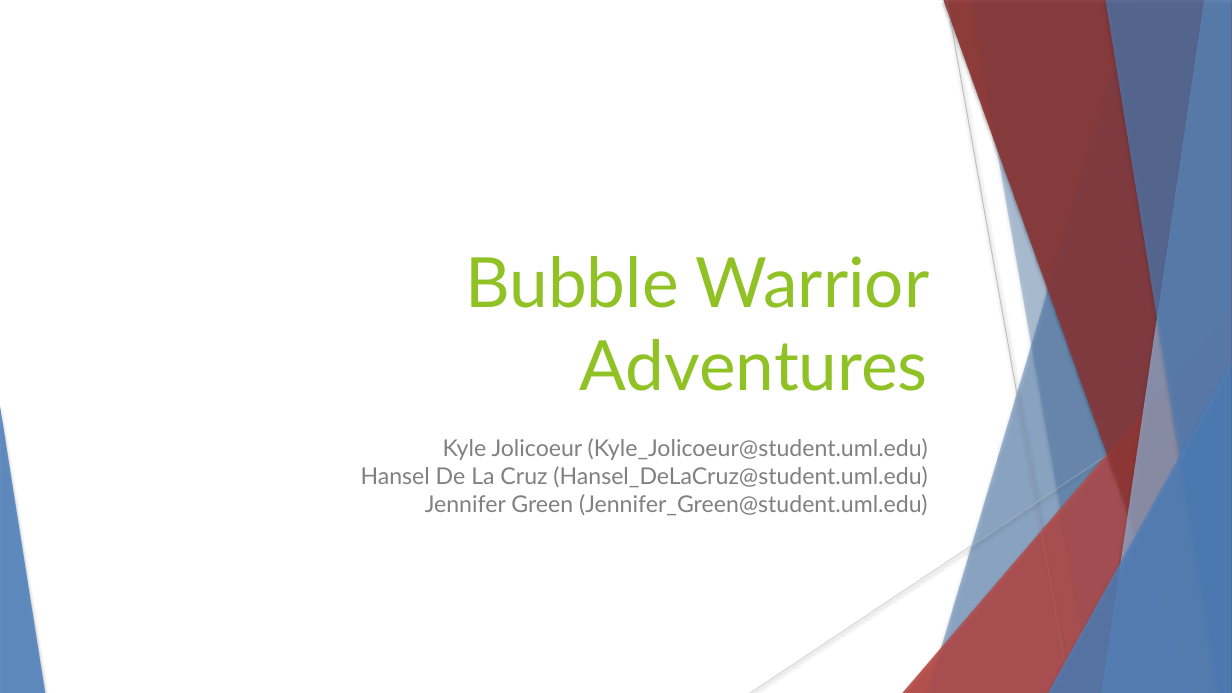
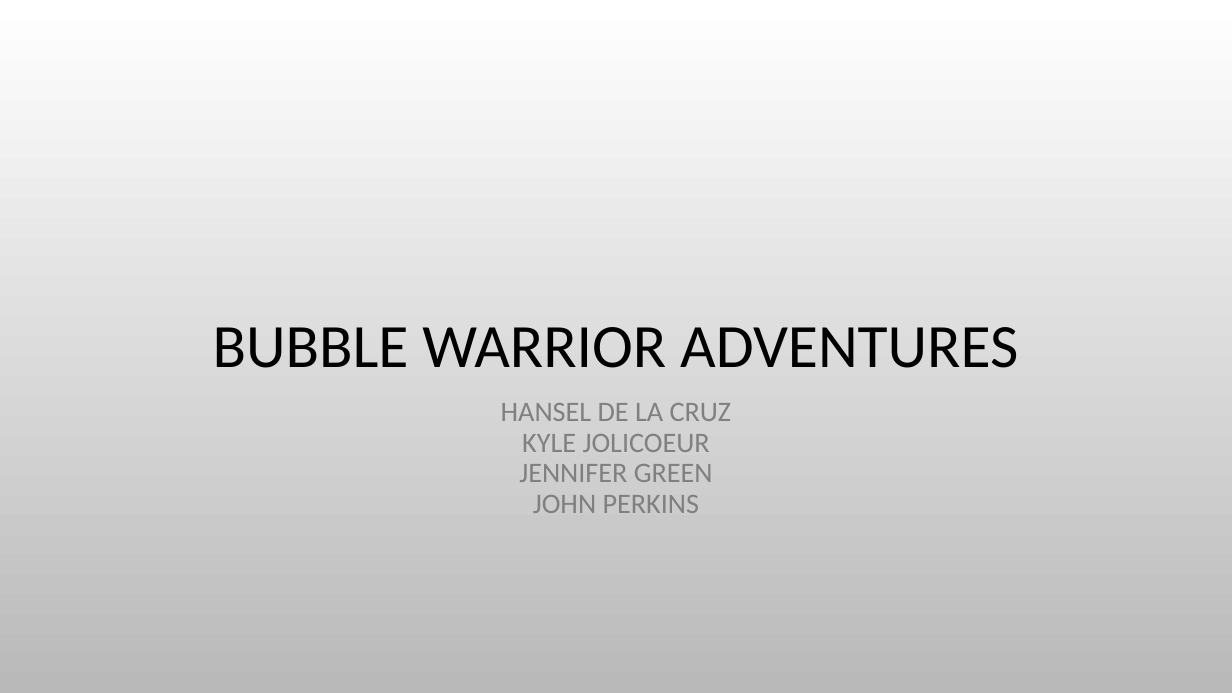
Before and after one commit to hanselrd/bubble-warrior-adventures, a slide deck: slide 1 of docs/presentation.pptx. Drawn at 1232x693 pixels with LibreOffice and Linux fonts; fonts in the diff are those of the drawing; background and template pictures are left out. Boxes give left, top, right and bottom in pixels: in the first picture for what was removed or moved away, otherwise in the second. Text is boxed around its words. In the diff, an @@ line names an element or a change of style, - is before the commit and + after.

```diff
--- a/docs/presentation.pptx
+++ b/docs/presentation.pptx
@@ background #FFFFFF to picture (left out) @@
@@ freeform shape removed at [928, 0, 1232, 693] @@
@@ freeform shape removed at [928, 0, 1232, 693] @@
@@ freeform shape removed at [944, 0, 1232, 693] @@
@@ freeform shape removed at [944, 0, 1232, 693] @@
@@ line removed from (947, 0) to (1070, 693) @@
@@ freeform shape removed at [970, 0, 1232, 693] @@
@@ freeform shape removed at [970, 0, 1232, 693] @@
@@ freeform shape removed at [1102, 0, 1232, 693] @@
@@ freeform shape removed at [1102, 0, 1232, 693] @@
@@ freeform shape removed at [1105, 0, 1232, 693] @@
@@ freeform shape removed at [1105, 0, 1232, 693] @@
@@ title at [213, 327, 1018, 368]: text changed; size 54 to 48 pt; font Lato to Calibri; text colour #90C226 to #000000 @@
-Bubble Warrior Adventures
+BUBBLE WARRIOR ADVENTURES
@@ triangle removed at [903, 308, 1232, 693] @@
@@ triangle removed at [903, 308, 1232, 693] @@
@@ line removed from (1232, 372) to (750, 693) @@
@@ triangle removed at [1048, 363, 1232, 693] @@
@@ triangle removed at [1048, 363, 1232, 693] @@
@@ triangle removed at [0, 406, 45, 693] @@
@@ subtitle added at [501, 403, 732, 513], 22 pt, text #808080 @@
+HANSEL DE LA CRUZ
+KYLE JOLICOEUR
+JENNIFER GREEN
+JOHN PERKINS
@@ text removed at [361, 438, 928, 515] @@
-Kyle Jolicoeur (Kyle_Jolicoeur@student.uml.edu)
-Hansel De La Cruz (Hansel_DeLaCruz@student.uml.edu)
-Jennifer Green (Jennifer_Green@student.uml.edu)
```
Also in this commit, not shown: 4 slides added, 7 slides removed, 2 other files.
